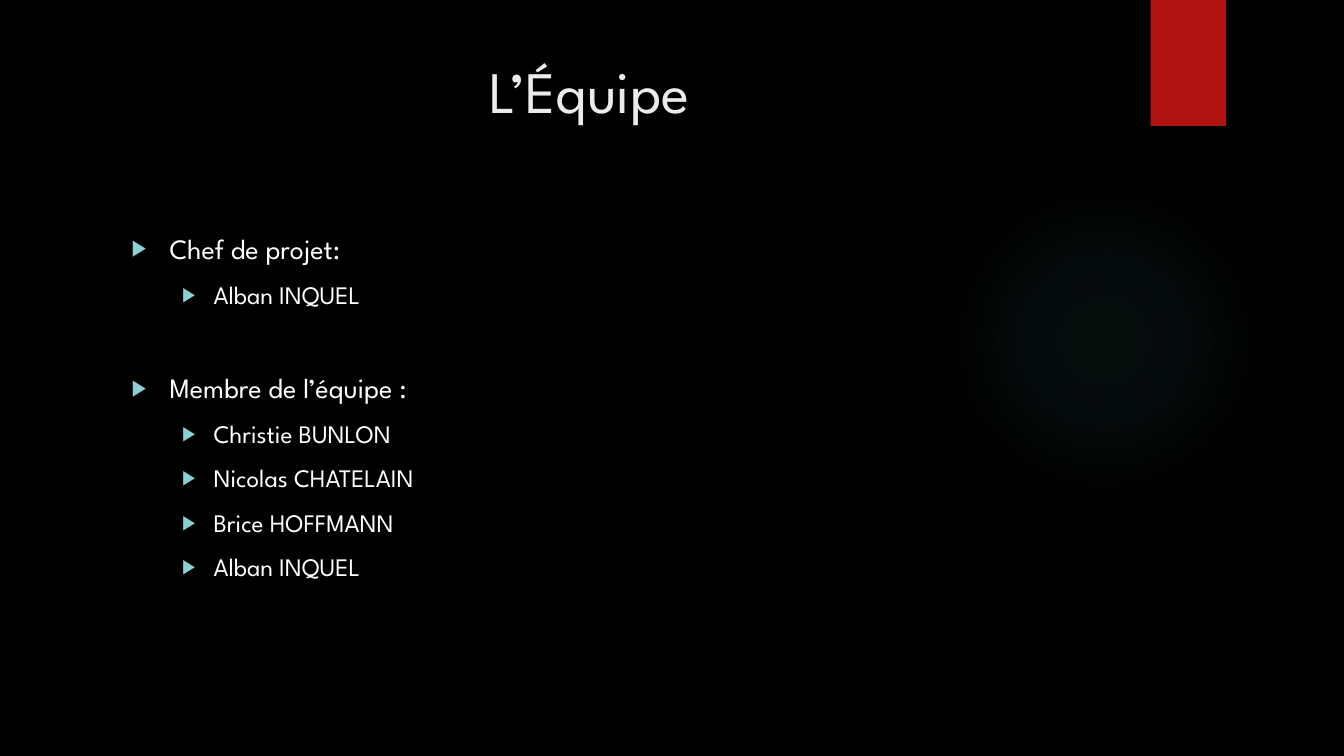
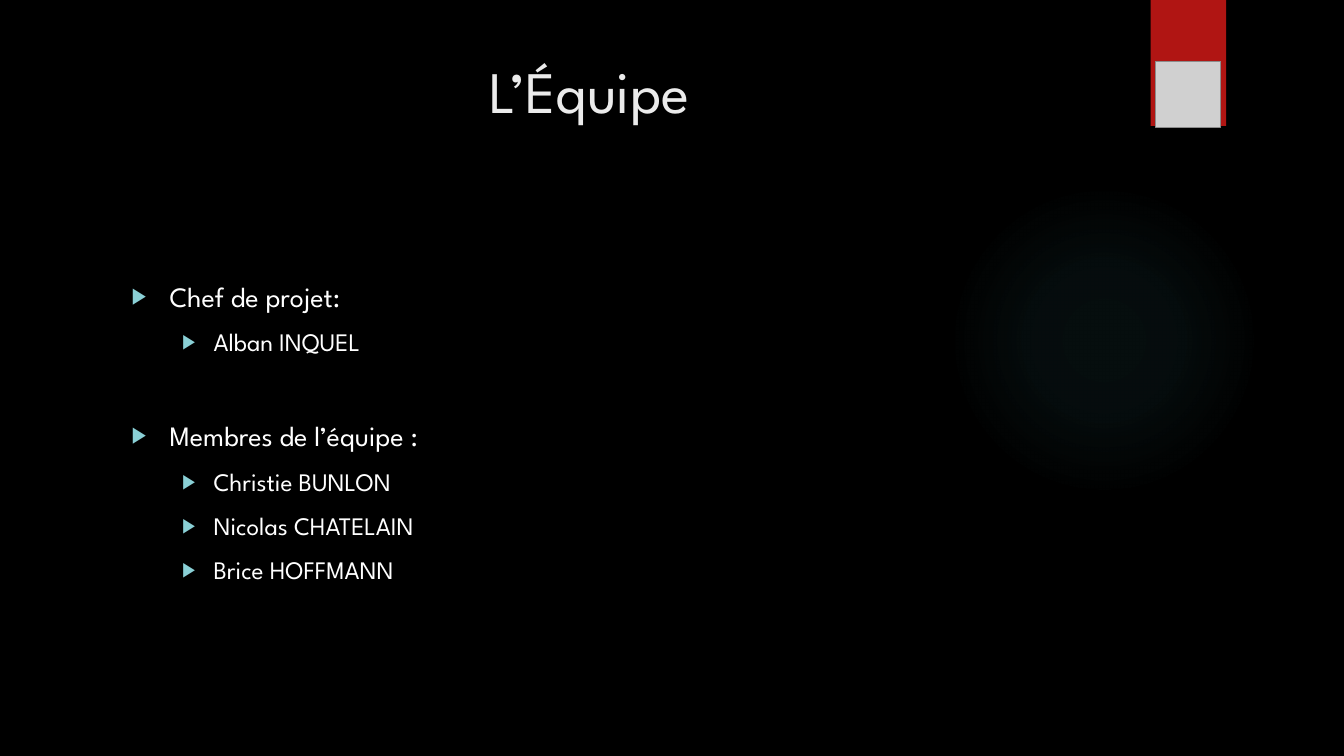
Before and after one commit to Inpeel/SITM, a slide deck: slide 2 of Avant-Projet/Stalker In The Middle.pptx. Drawn at 1344x756 pixels with LibreOffice and Linux fonts; fonts in the diff are those of the drawing; grey boxes stand for pictures; background and template pictures are left out. Boxes give left, top, right and bottom in pixels: in the first picture for what was removed or moved away, otherwise in the second. Text is boxed around its words. In the diff, an @@ line names an element or a change of style, - is before the commit and + after.

```diff
--- a/Avant-Projet/Stalker In The Middle.pptx
+++ b/Avant-Projet/Stalker In The Middle.pptx
@@ picture added at bbox=[1155, 62, 1221, 127] @@
@@ text at bbox=[170, 426, 403, 452]: text changed @@
-▶ Membre de l’équipe :
+▶ Membres de l’équipe :
@@ text at bbox=[214, 558, 360, 579]: paragraph removed @@
-  ▶ Alban INQUEL
```
Also in this commit, not shown: 2 other slides changed, 15 slides added, 5 slides removed, 1 other file.
